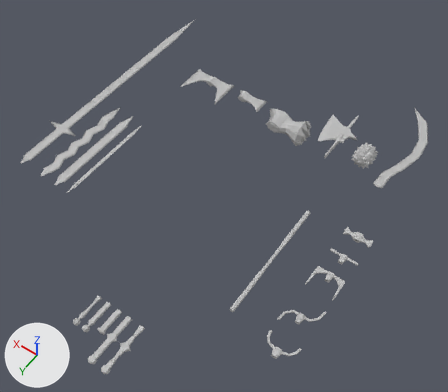
An edit to the FBX model Models/scenes/Export/Weapon Parts.fbx, drawn before and after from the same camera.
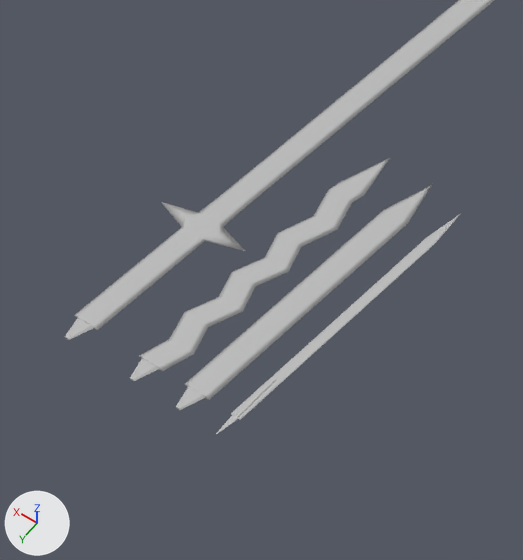
Old and new are each drawn whole from a 50 mm lens placed at (-0.838, 1.012, 1.799), pointed at (0.006, -0.17, -0.058) and again close up on the part from 0% to 36% of the width and 15% to 59% of the height. The lights are fixed; the arrows at lower left show +X, +Y and +Z. Where no turn or scale is listed for an object, it has been applied to the vertices.

Objects in the first close-up: 'Blade_Sword', 'Blade_Sword1', 'Blade_Sword2', 'Blade_Sword3'.
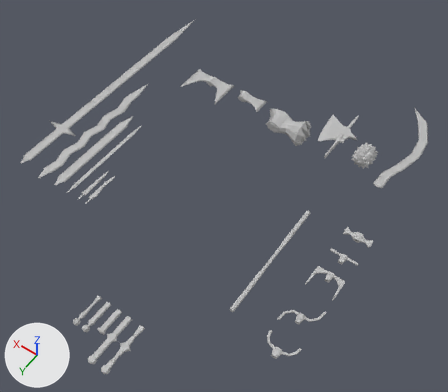
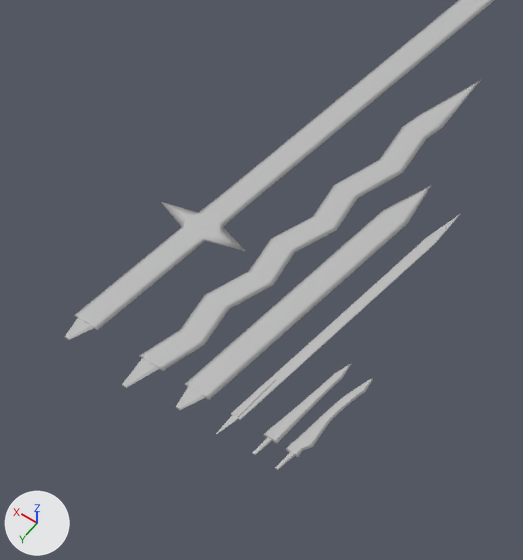
Commit message: EVEN MORE WEAPONS

Changed parts and their boxes (x1, y1, x2, y2) in the close-ups (523 x 560 px):
'Blade_Sword1', moved, rescaled (38% wider, 38% taller)
    before: (130, 157, 391, 381)
    after: (122, 79, 482, 388)
'Blade_Sword5', added
    after: (275, 378, 374, 470)
'Blade_Sword4', added
    after: (253, 363, 352, 455)

Edits to the bpy script that builds the scene:
```text
Add me_mesh_021:
    me_mesh_021.from_pydata(...)  # 58 vertices, 56 faces; spans x -0.011..0.011, y -0.074..0.091, z -0.002..0.002
    me_mesh_021.materials.append(mat_lambert1)  # grey #bcbcbc
Add me_mesh_022:
    me_mesh_022.from_pydata(...)  # 82 vertices, 80 faces; spans x -0.012..0.012, y -0.074..0.091, z -0.002..0.002
    me_mesh_022.materials.append(mat_lambert1)  # grey #bcbcbc
Change ob_blade_sword1:
    ob_blade_sword1.location: (0.592, -0.036, 0.002) -> (0.592, -0.12, 0.002)
    ob_blade_sword1.scale: (0.01, 0.01, 0.01) -> (0.01, 0.01, 0.0142)
Add ob_blade_sword4:
    ob_blade_sword4 = bpy.data.objects.new('Blade_Sword4', me_mesh_021)
    ob_blade_sword4.location = (0.402, 0.098, 0.003)
Add ob_blade_sword5:
    ob_blade_sword5 = bpy.data.objects.new('Blade_Sword5', me_mesh_022)
    ob_blade_sword5.location = (0.367, 0.098, 0.003)
```
